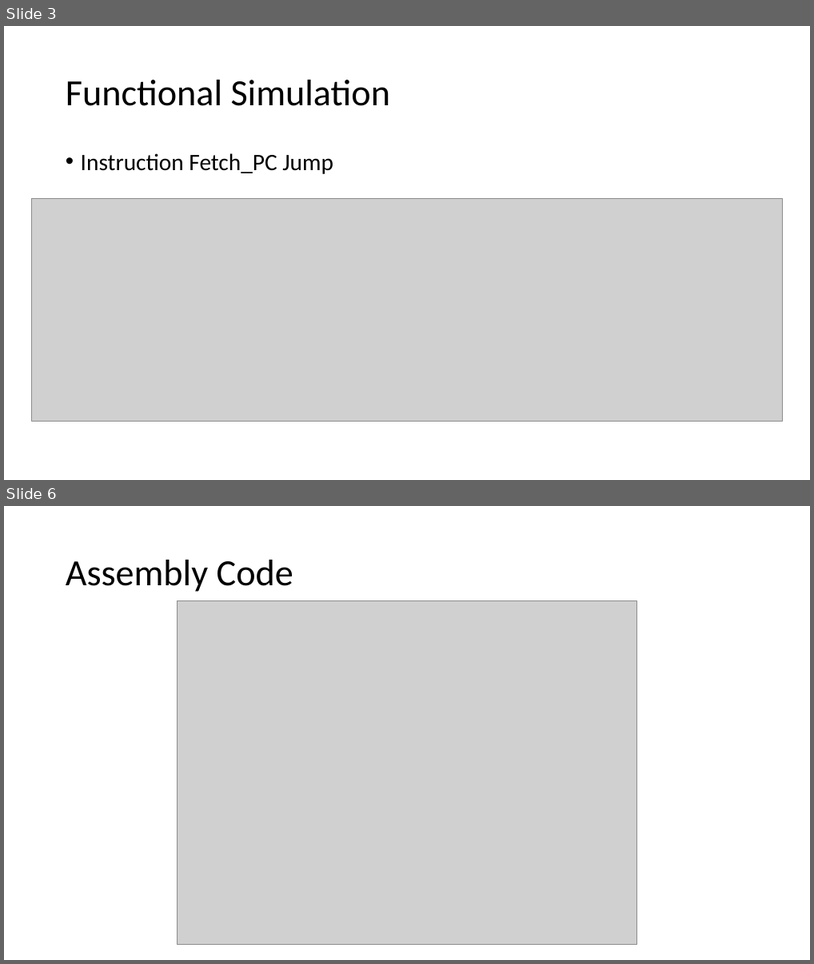
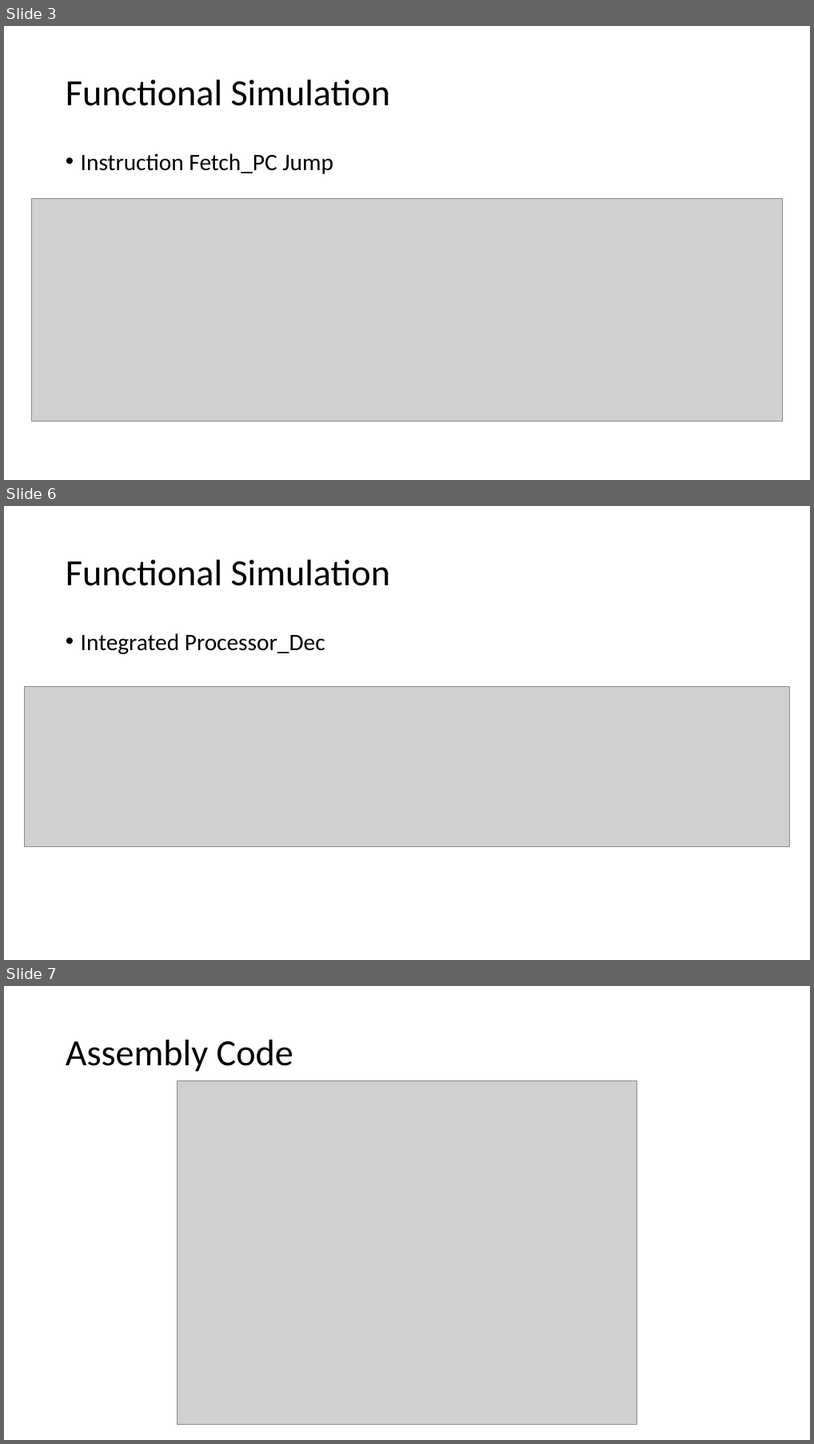
Before and after one commit to ConnorWen9398/AHD-Project, a slide deck: Presentation and Report/Part1.pptx. Shown one above the other, each under a label of ours: slides 3 and 6 before the commit, slides 3, 6 and 7 after it; the slides between them are not shown. The pictures are 814x964 and 814x1444 pixels, drawn with LibreOffice and Linux fonts; fonts in the diff are those of the drawing; grey boxes stand for pictures. Boxes give left, top, right and bottom in pixels: in the first picture for what was removed or moved away, otherwise in the second. Text is boxed around its words. In the diff, an @@ line names an element or a change of style, - is before the commit and + after.

```diff
--- a/Presentation and Report/Part1.pptx
+++ b/Presentation and Report/Part1.pptx
@@ slide 6 added at (x1=4, y1=506, x2=810, y2=960), background #FFFFFF @@
@@ title added at (x1=66, y1=560, x2=391, y2=586), 44 pt, text #000000 @@
+Functional Simulation
@@ text added at (x1=81, y1=633, x2=326, y2=654), 28 pt, text #000000 @@
+• Integrated Processor_Dec
@@ picture added at (x1=25, y1=686, x2=790, y2=846) @@
@@ what was slide 6 is now slide 7 @@
```
Also in this commit, not shown: 2 slides changed.
